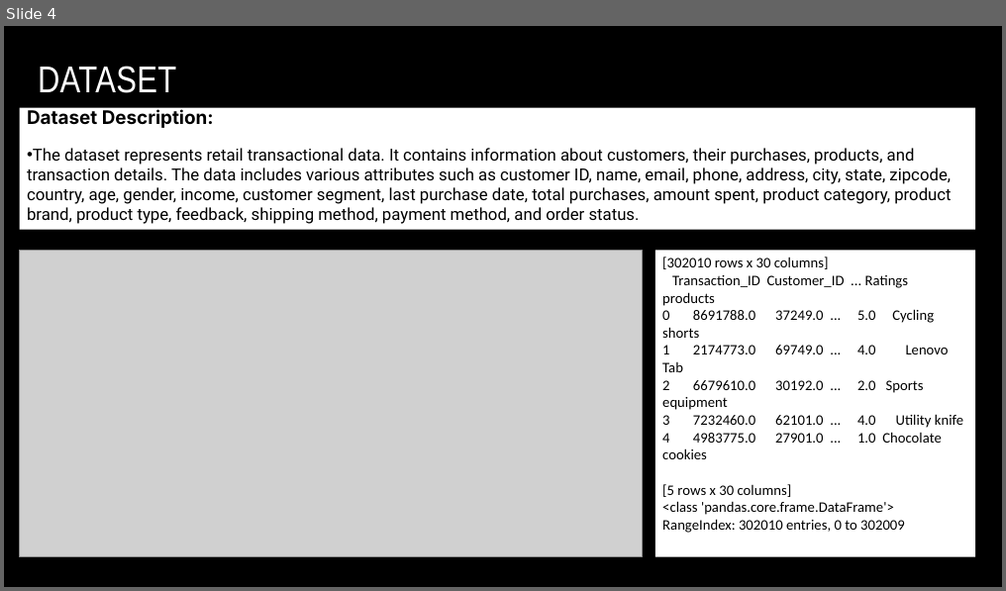
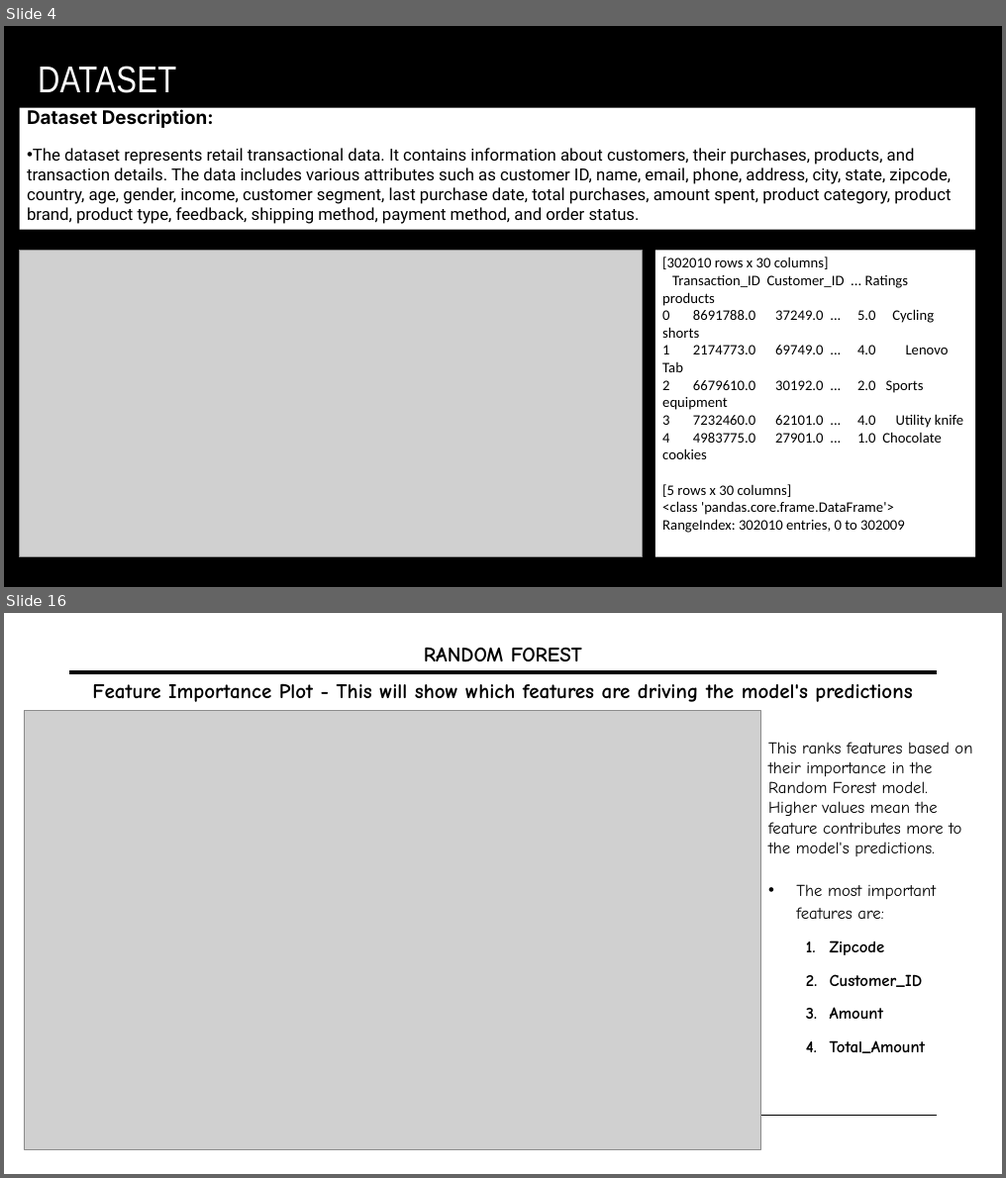
Before and after one commit to Becky139/Retail-Customer-Behavior-Analysis-using-Machine-Learning-Tableau, a slide deck: Team B Presentation.pptx. Shown one above the other, each under a label of ours: slide 4 before the commit, slides 4 and 16 after it; the slides between them are not shown. The pictures are 1006x591 and 1006x1178 pixels, drawn with LibreOffice and Linux fonts; fonts in the diff are those of the drawing; grey boxes stand for pictures; background and template pictures are left out. Boxes give left, top, right and bottom in pixels: in the first picture for what was removed or moved away, otherwise in the second. Text is boxed around its words. In the diff, an @@ line names an element or a change of style, - is before the commit and + after.

```diff
--- a/Team B Presentation.pptx
+++ b/Team B Presentation.pptx
@@ slide 16 added at (4,613,1002,1174), background #FFFFFF @@
@@ text added at (424,647,582,663), 20 pt, text #000000, bold @@
+RANDOM FOREST
@@ line added from (70, 672) to (937, 672), #000000 3.5 pt @@
@@ text added at (92,683,912,702), 20 pt, text #000000, bold @@
+Feature Importance Plot - This will show which features are driving the model's predictions
@@ picture added at (24,711,761,1151) @@
@@ text added at (768,742,972,1054), 16 pt, text #000000 @@
+This ranks features based on their importance in the Random Forest model.
+Higher values mean the feature contributes more to the model's predictions.
+• The most important features are:
+  1. Zipcode
+  2. Customer_ID
+  3. Amount
+  4. Total_Amount
@@ line added from (70, 1116) to (937, 1116), #000000 1 pt @@
```
Also in this commit, not shown: 4 slides changed, 24 other slides added.
